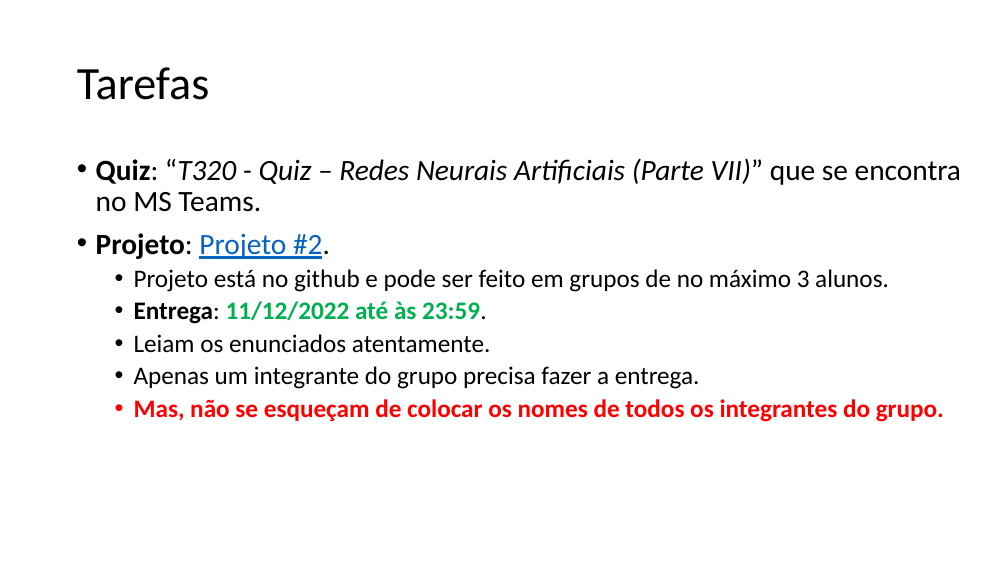
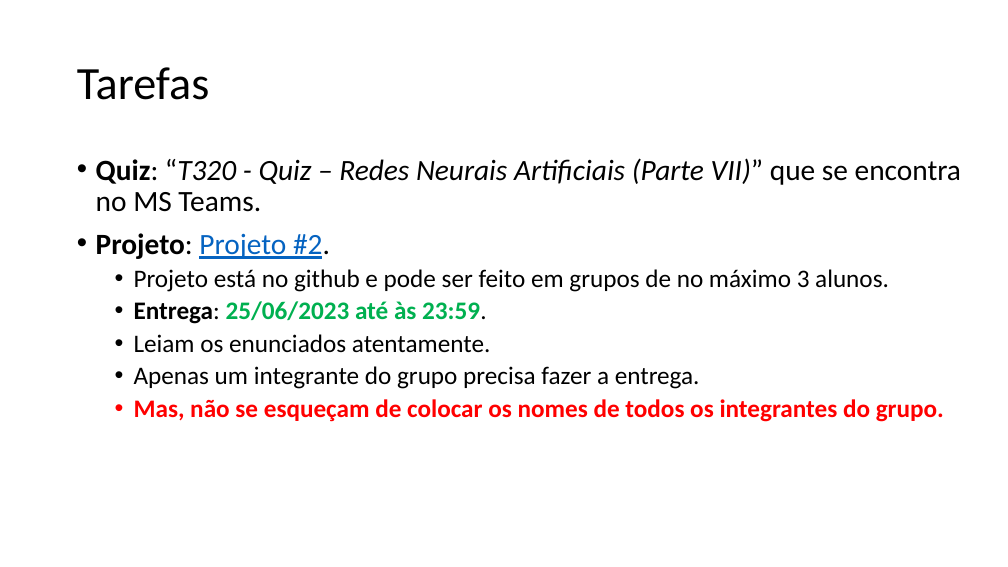
Before and after one commit to zz4fap/t320_aprendizado_de_maquina, a slide deck: slide 18 of slides/T320_Redes_Neurais_Artificiais (Parte IV).pptx. Drawn at 1008x567 pixels with LibreOffice and Linux fonts; fonts in the diff are those of the drawing. Boxes give left, top, right and bottom in pixels: in the first picture for what was removed or moved away, otherwise in the second. Text is boxed around its words. In the diff, an @@ line names an element or a change of style, - is before the commit and + after.

```diff
--- a/slides/T320_Redes_Neurais_Artificiais (Parte IV).pptx
+++ b/slides/T320_Redes_Neurais_Artificiais (Parte IV).pptx
@@ text at box(134, 301, 487, 324): text changed @@
-  • Entrega: 11/12/2022 até às 23:59.
+  • Entrega: 25/06/2023 até às 23:59.
```
Also in this commit, not shown: 10 other slides changed, 2 other files.
